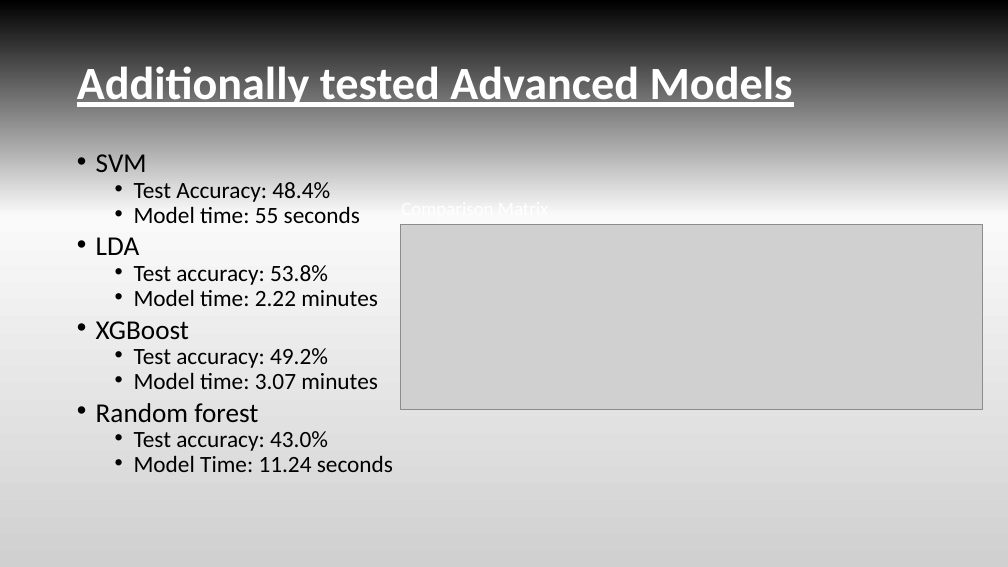
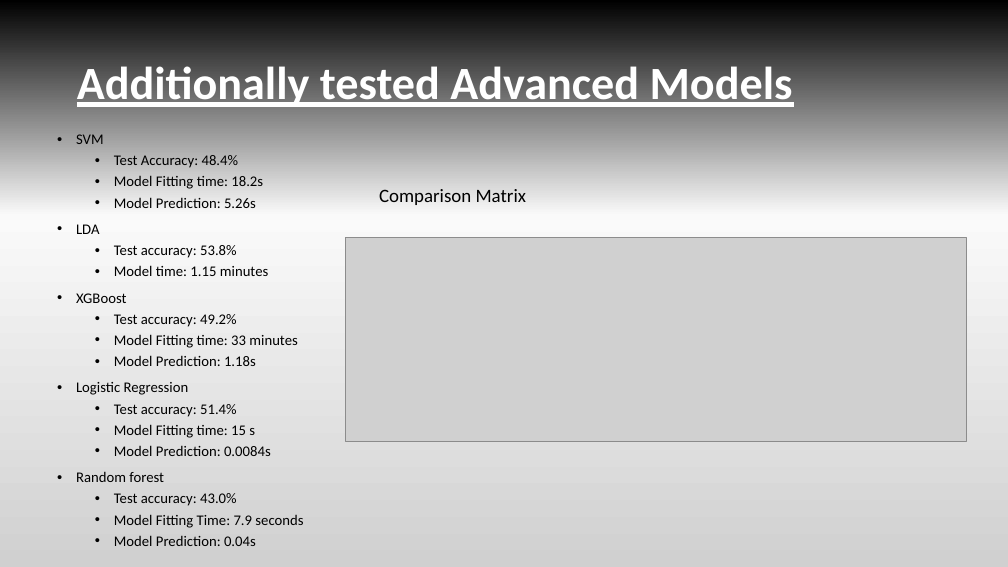
Before and after one commit to MakiMaki001/Spring2020-Project3-group5, a slide deck: slide 6 of doc/Project 3- Image Classification.pptx. Drawn at 1008x567 pixels with LibreOffice and Linux fonts; fonts in the diff are those of the drawing; grey boxes stand for pictures. Boxes give left, top, right and bottom in pixels: in the first picture for what was removed or moved away, otherwise in the second. Text is boxed around its words. In the diff, an @@ line names an element or a change of style, - is before the commit and + after.

```diff
--- a/doc/Project 3- Image Classification.pptx
+++ b/doc/Project 3- Image Classification.pptx
@@ text "SVM" moved from (x1=96, y1=154, x2=393, y2=472) to (x1=76, y1=134, x2=303, y2=546) @@
@@ text at (x1=76, y1=134, x2=239, y2=506): size 25.9 to 14 pt in "SVM", "LDA", "XGBoost", "Random forest"; size 22.2 to 14 pt in "Test Accuracy: 48.4%", "Test accuracy: 53.8%", "Test accuracy: 49.2%", "Test accuracy: 43.0%"; line spacing 0.7 to 0.9 @@
@@ text at (x1=114, y1=175, x2=263, y2=208): text changed; size 22.2 to 14 pt @@
-  • Model time: 55 seconds
+  • Model Fitting time: 18.2s
+  • Model Prediction: 5.26s
@@ text added at (x1=379, y1=189, x2=526, y2=205), 18 pt, text #000000 @@
+Comparison Matrix
@@ picture resized from (x1=400, y1=224, x2=982, y2=409) to (x1=346, y1=238, x2=966, y2=442) @@
@@ text at (x1=114, y1=265, x2=268, y2=276): text changed; size 22.2 to 14 pt @@
-  • Model time: 2.22 minutes
+  • Model time: 1.15 minutes
@@ text at (x1=76, y1=334, x2=297, y2=456): text changed; size 22.2 to 14 pt @@
-  • Model time: 3.07 minutes
+  • Model Fitting time: 33 minutes
+  • Model Prediction: 1.18s
+• Logistic Regression
+  • Test accuracy: 51.4%
+  • Model Fitting time: 15 s
+  • Model Prediction: 0.0084s
@@ text at (x1=114, y1=514, x2=303, y2=546): text changed; size 22.2 to 14 pt @@
-  • Model Time: 11.24 seconds
+  • Model Fitting Time: 7.9 seconds
+  • Model Prediction: 0.04s
```
Also in this commit, not shown: 3 other slides changed, 1 other file.
